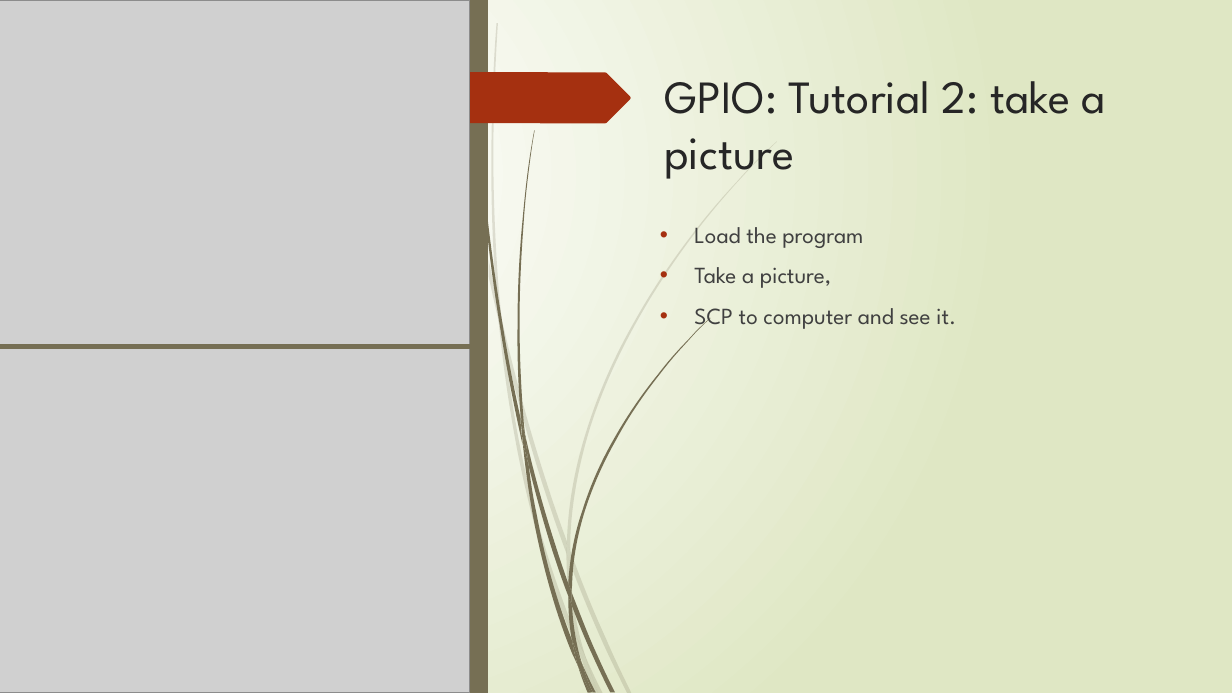
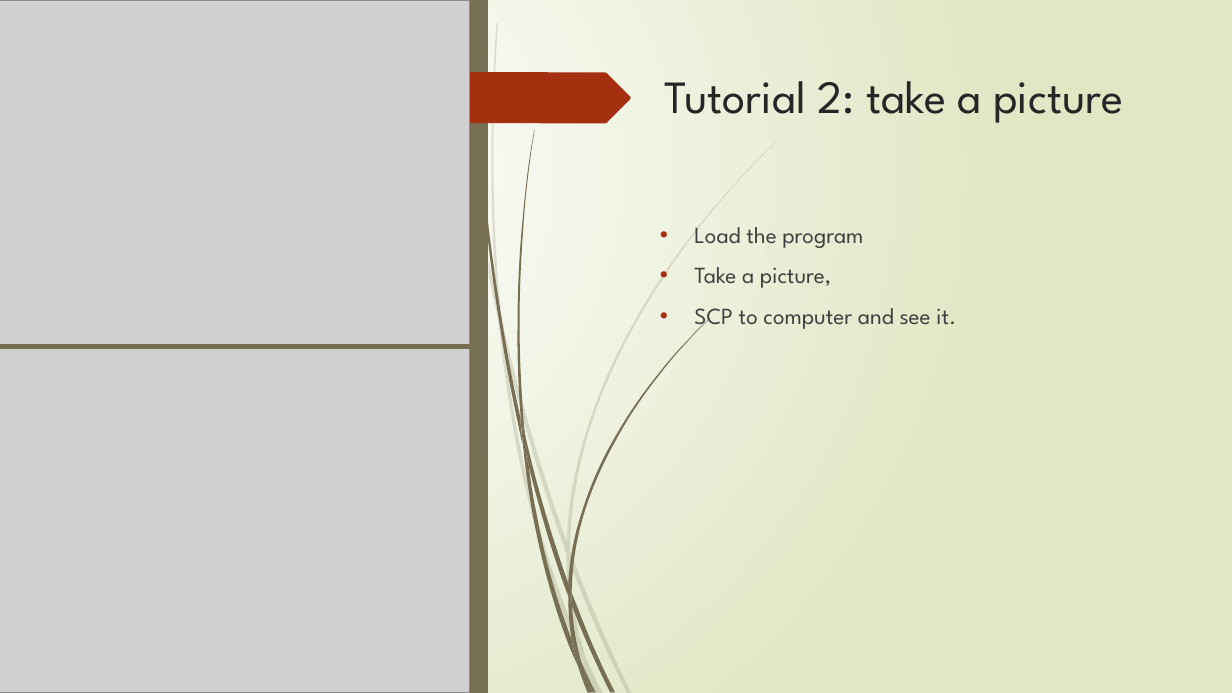
Before and after one commit to nxphi47/raspiWSntuoss, a slide deck: slide 11 of raspWS.pptx. Drawn at 1232x693 pixels with LibreOffice and Linux fonts; fonts in the diff are those of the drawing; grey boxes stand for pictures. Boxes give left, top, right and bottom in pixels: in the first picture for what was removed or moved away, otherwise in the second. Text is boxed around its words. In the diff, an @@ line names an element or a change of style, - is before the commit and + after.

Commit message:
phi: update 3 tutorials

```diff
--- a/raspWS.pptx
+++ b/raspWS.pptx
@@ title at [664,81,1123,123]: text changed @@
-GPIO: Tutorial 2: take a picture
+Tutorial 2: take a picture
```
Also in this commit, not shown: 1 other slide changed.
